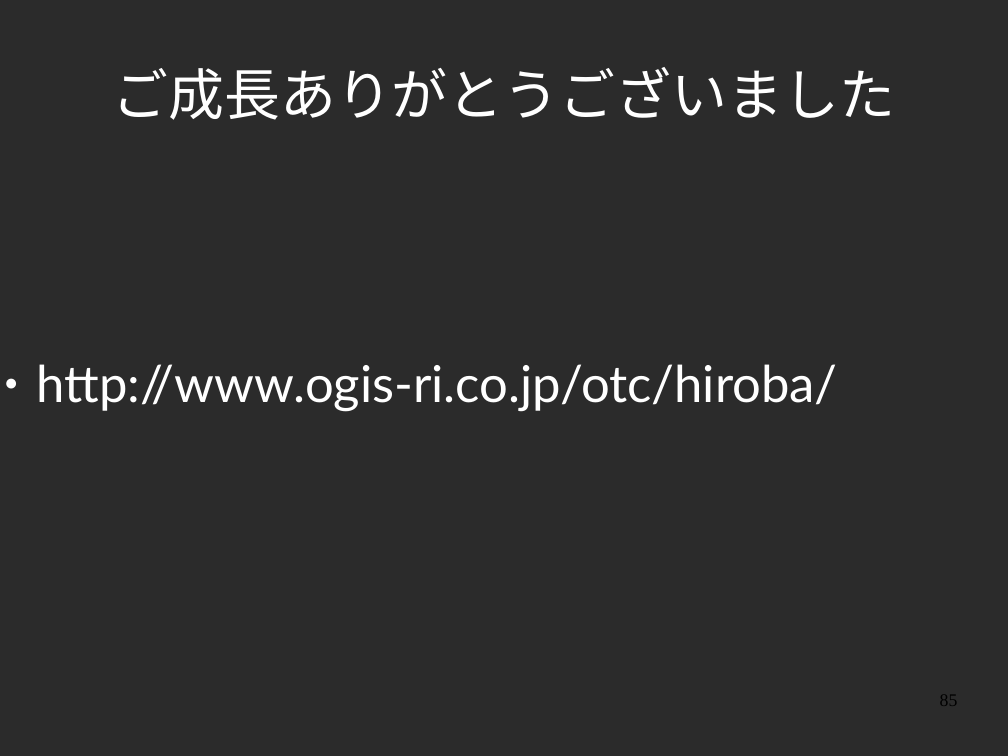
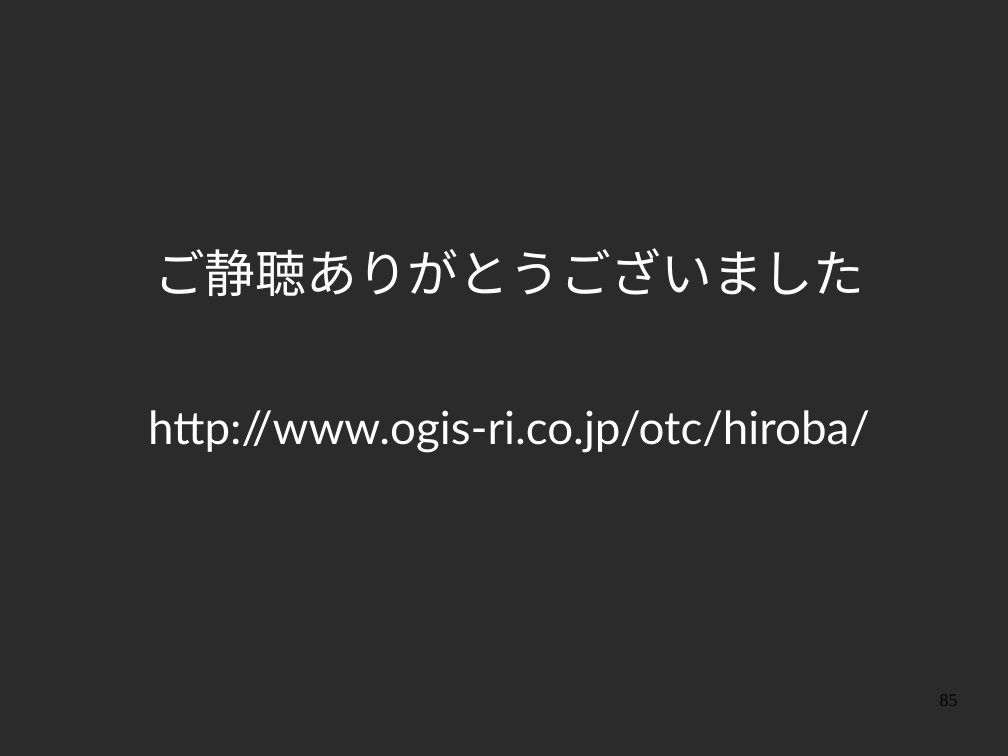
Before and after one commit to yojik/yojik-lib, a slide deck: slide 85 of 2009devsumi/oo_exercise/doc/devsum.odp. Drawn at 1008x756 pixels with LibreOffice and Linux fonts; fonts in the diff are those of the drawing; background and template pictures are left out; a plain dark background stands for a picture behind light text. Boxes give left, top, right and bottom in pixels: in the first picture for what was removed or moved away, otherwise in the second. Text is boxed around its words. In the diff, an @@ line names an element or a change of style, - is before the commit and + after.

```diff
--- a/2009devsumi/oo_exercise/doc/devsum.odp
+++ b/2009devsumi/oo_exercise/doc/devsum.odp
@@ text "ご静聴ありがとうございました" at (148,248,870,453): vertical alignment middle to top @@
@@ text at (148,248,870,453): text changed; size 44 to 36 pt; font Calibri to Lato @@
-ご成長ありがとうございました
+ご静聴ありがとうございました
+http://www.ogis-ri.co.jp/otc/hiroba/
@@ text removed at (37,364,838,411) @@
-● http://www.ogis-ri.co.jp/otc/hiroba/
```
Also in this commit, not shown: 12 other slides changed, 1 slide added, 1 slide removed, 2 other files.
